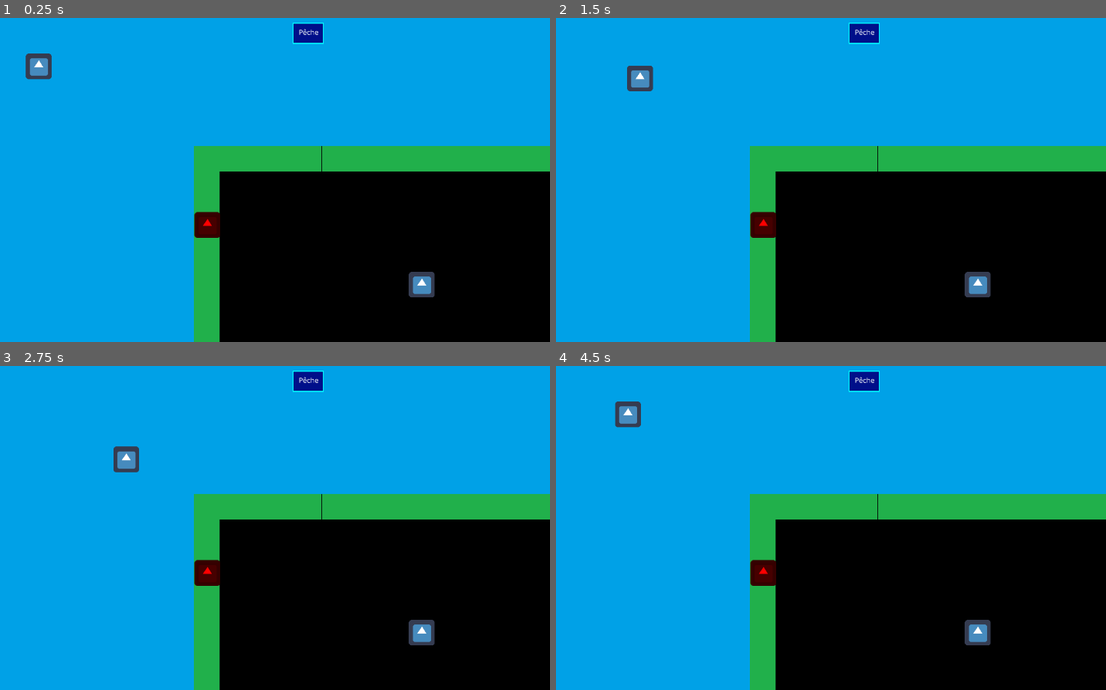
Above: before the commit, frames 1-4 (two rows, left to right).
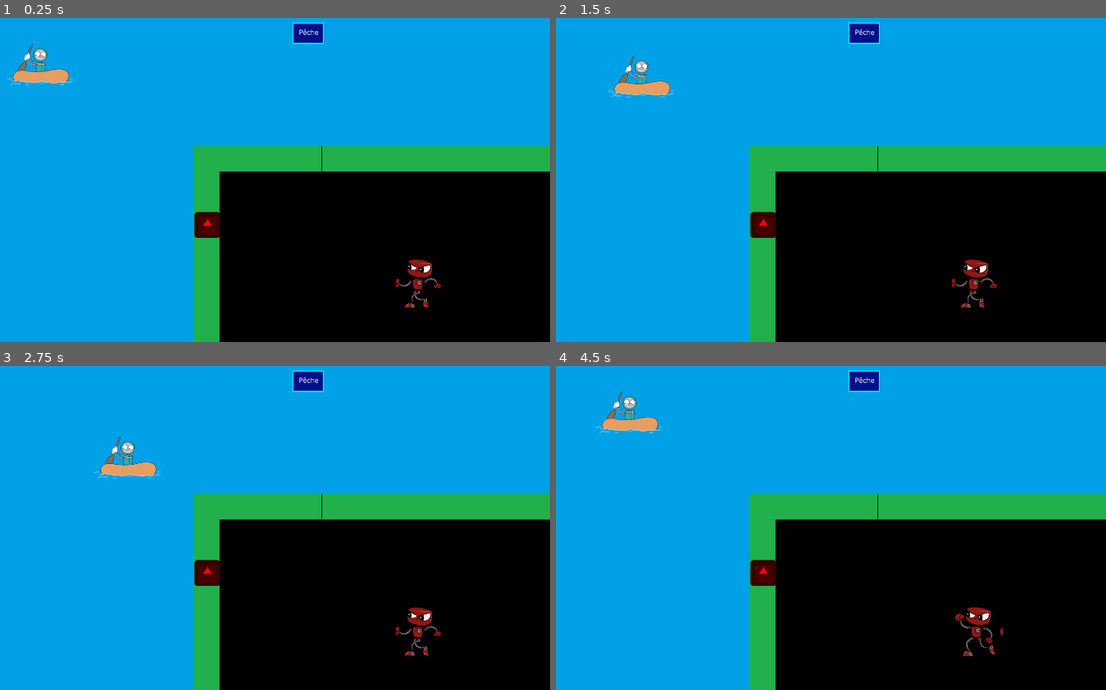
Above: after the commit, the same moments.

Repository: Majimo/FishAndShip
Game: Godot game, scene res://scenes/MainWorld.tscn
Same seed, same stepped clock (60 frames per second), same inputs: the game is played once before the commit and once after it. The engine's default icon, where the game draws it, is replaced by a stand-in: a white triangle on a blue panel in a dark square.
Inputs:
- Up to frame 1 (0.25 s): no input
- Up to frame 2 (1.5 s): hold Right (ui_right) 0.53-1.28 s; hold Down (ui_down) from 1.28 s (still down)
- Up to frame 3 (2.75 s): release Down (ui_down) at 2.03 s; hold Right (ui_right) from 2.03 s (still down)
- Up to frame 4 (4.5 s): release Right (ui_right) at 2.78 s; hold Up (ui_up) 2.78-3.53 s; hold Left (ui_left) from 3.53 s (still down)

The runs differ from the first frame. In frame 1, 1.3% of the frame differs, in the area x 1-81%, y 7-90%; in frame 2, 1.3%; in frame 3, 1.3%; in frame 4, 1.4%, in the area x 7-82%, y 7-90%.

Commit message:
Perso 1 et 2 : animation en fonction du joueur

Diff:
--- a/scenes/Perso.tscn
+++ b/scenes/Perso.tscn
@@ -1,19 +1,88 @@
-[gd_scene load_steps=5 format=2]
+[gd_scene load_steps=17 format=2]
 
-[ext_resource path="res://icon.png" type="Texture" id=1]
+[ext_resource path="res://assets/Bibourame.png" type="Texture" id=1]
 [ext_resource path="res://scripts/AbstractPerso.gd" type="Script" id=2]
+[ext_resource path="res://assets/BibouPeche.png" type="Texture" id=3]
+[ext_resource path="res://assets/Pouik_Marche.png" type="Texture" id=4]
 
-[sub_resource type="RectangleShape2D" id=1]
+[sub_resource type="AtlasTexture" id=4]
+flags = 4
+atlas = ExtResource( 3 )
+region = Rect2( 0, 0, 378, 256 )
+
+[sub_resource type="AtlasTexture" id=5]
+flags = 4
+atlas = ExtResource( 3 )
+region = Rect2( 378, 0, 378, 256 )
+
+[sub_resource type="AtlasTexture" id=6]
+flags = 4
+atlas = ExtResource( 3 )
+region = Rect2( 756, 0, 378, 256 )
+
+[sub_resource type="AtlasTexture" id=7]
+flags = 4
+atlas = ExtResource( 3 )
+region = Rect2( 1134, 0, 378, 256 )
+
+[sub_resource type="AtlasTexture" id=11]
+flags = 4
+atlas = ExtResource( 4 )
+region = Rect2( 256, 0, 256, 300 )
+
+[sub_resource type="AtlasTexture" id=12]
+flags = 4
+atlas = ExtResource( 4 )
+region = Rect2( 512, 0, 256, 300 )
+
+[sub_resource type="AtlasTexture" id=1]
+flags = 4
+atlas = ExtResource( 1 )
+region = Rect2( 0, 0, 341, 256 )
+
+[sub_resource type="AtlasTexture" id=2]
+flags = 4
+atlas = ExtResource( 1 )
+region = Rect2( 341, 0, 341, 256 )
+
+[sub_resource type="AtlasTexture" id=3]
+flags = 4
+atlas = ExtResource( 1 )
+region = Rect2( 682, 0, 341, 256 )
+
+[sub_resource type="SpriteFrames" id=8]
+animations = [ {
+"frames": [ SubResource( 4 ), SubResource( 5 ), SubResource( 6 ), SubResource( 7 ) ],
+"loop": true,
+"name": "bibou_peche",
+"speed": 5.0
+}, {
+"frames": [ SubResource( 11 ), SubResource( 12 ) ],
+"loop": true,
+"name": "pouik_marche",
+"speed": 5.0
+}, {
+"frames": [ SubResource( 1 ), SubResource( 2 ), SubResource( 3 ) ],
+"loop": true,
+"name": "bibou_rame",
+"speed": 5.0
+} ]
+
+[sub_resource type="RectangleShape2D" id=9]
 extents = Vector2( 15.9558, 16.0929 )
 
-[sub_resource type="RectangleShape2D" id=2]
+[sub_resource type="RectangleShape2D" id=10]
 extents = Vector2( 31, 31 )
 
 [node name="Perso" type="KinematicBody2D"]
 script = ExtResource( 2 )
 
-[node name="Sprite" type="Sprite" parent="."]
-texture = ExtResource( 1 )
+[node name="Sprite" type="AnimatedSprite" parent="."]
+scale = Vector2( 0.5, 0.5 )
+frames = SubResource( 8 )
+animation = "bibou_rame"
+frame = 2
+playing = true
 
 [node name="Timer" type="Timer" parent="."]
 
--- a/scripts/Perso1.gd
+++ b/scripts/Perso1.gd
@@ -1,4 +1,8 @@
 extends "res://scripts/AbstractPerso.gd"
+
+
+func _ready():
+	$Sprite.play("biou_rame")
 
 func _physics_process(delta):
 	var direction = Vector2()
@@ -11,6 +15,7 @@
 	if Input.is_action_pressed("ui_up"):
 		direction.y -= 1
 
+
 	move_and_collide((speed * delta) * direction)
 
 func _on_Area2D_area_entered(area):
--- a/scripts/Perso2.gd
+++ b/scripts/Perso2.gd
@@ -1,5 +1,7 @@
 extends "res://scripts/AbstractPerso.gd"
 
+func _ready():
+	$Sprite.play("pouik_marche")
 
 func _physics_process(delta):
 	var direction = Vector2()
Binary file added: assets/Pouik_Attend.png
Not shown, added: assets/Pouik_Attend.png.import
Binary file added: assets/Pouik_Marche.png
Not shown, added: assets/Pouik_Marche.png.import
Not shown: 2 places in scenes/Perso.tscn that only renumber resources
